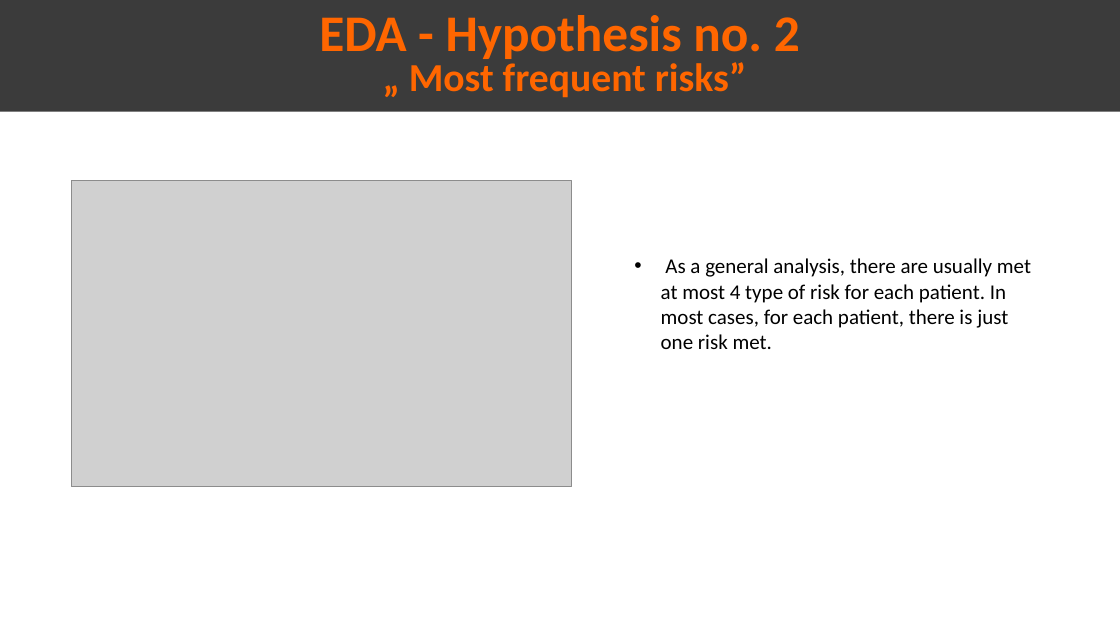
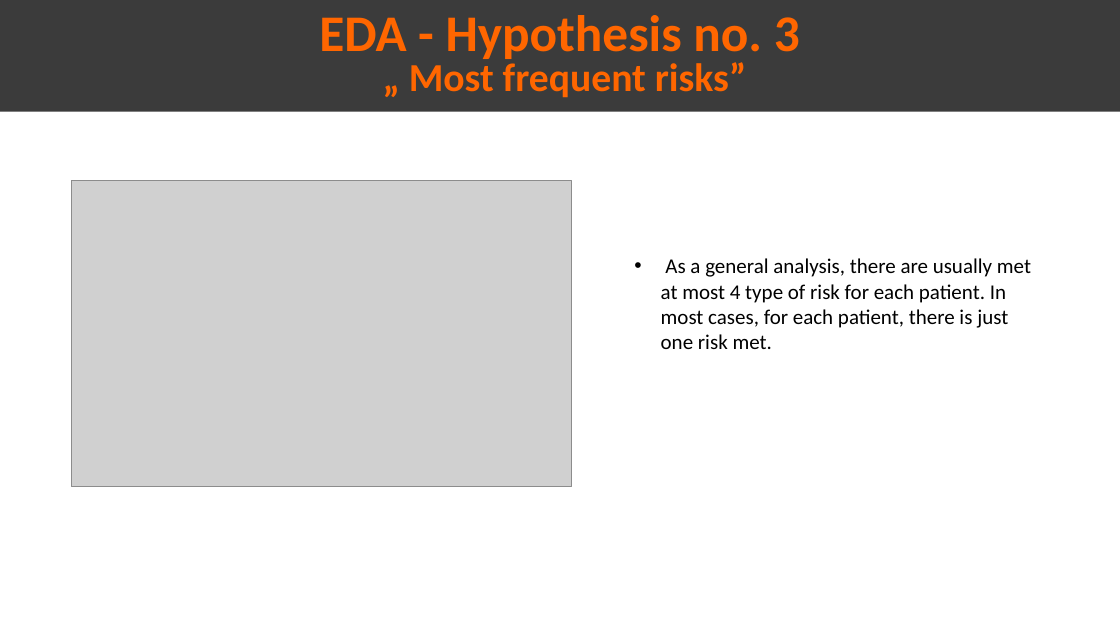
Before and after one commit to Omar-Safwat/HealthCare_project, a slide deck: slide 10 of Week_11/Presentation_EDA.pptx. Drawn at 1120x630 pixels with LibreOffice and Linux fonts; fonts in the diff are those of the drawing; grey boxes stand for pictures. Boxes give left, top, right and bottom in pixels: in the first picture for what was removed or moved away, otherwise in the second. Text is boxed around its words. In the diff, an @@ line names an element or a change of style, - is before the commit and + after.

```diff
--- a/Week_11/Presentation_EDA.pptx
+++ b/Week_11/Presentation_EDA.pptx
@@ text in rectangle at (x1=319, y1=15, x2=800, y2=64): text changed @@
-EDA - Hypothesis no. 2
+EDA - Hypothesis no. 3
```
Also in this commit, not shown: 1 other slide changed.
